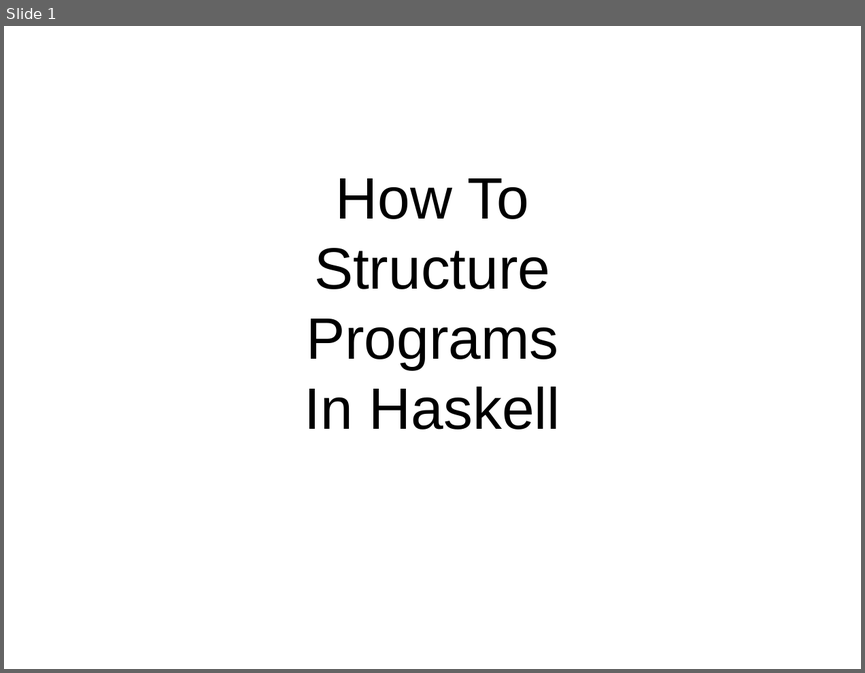
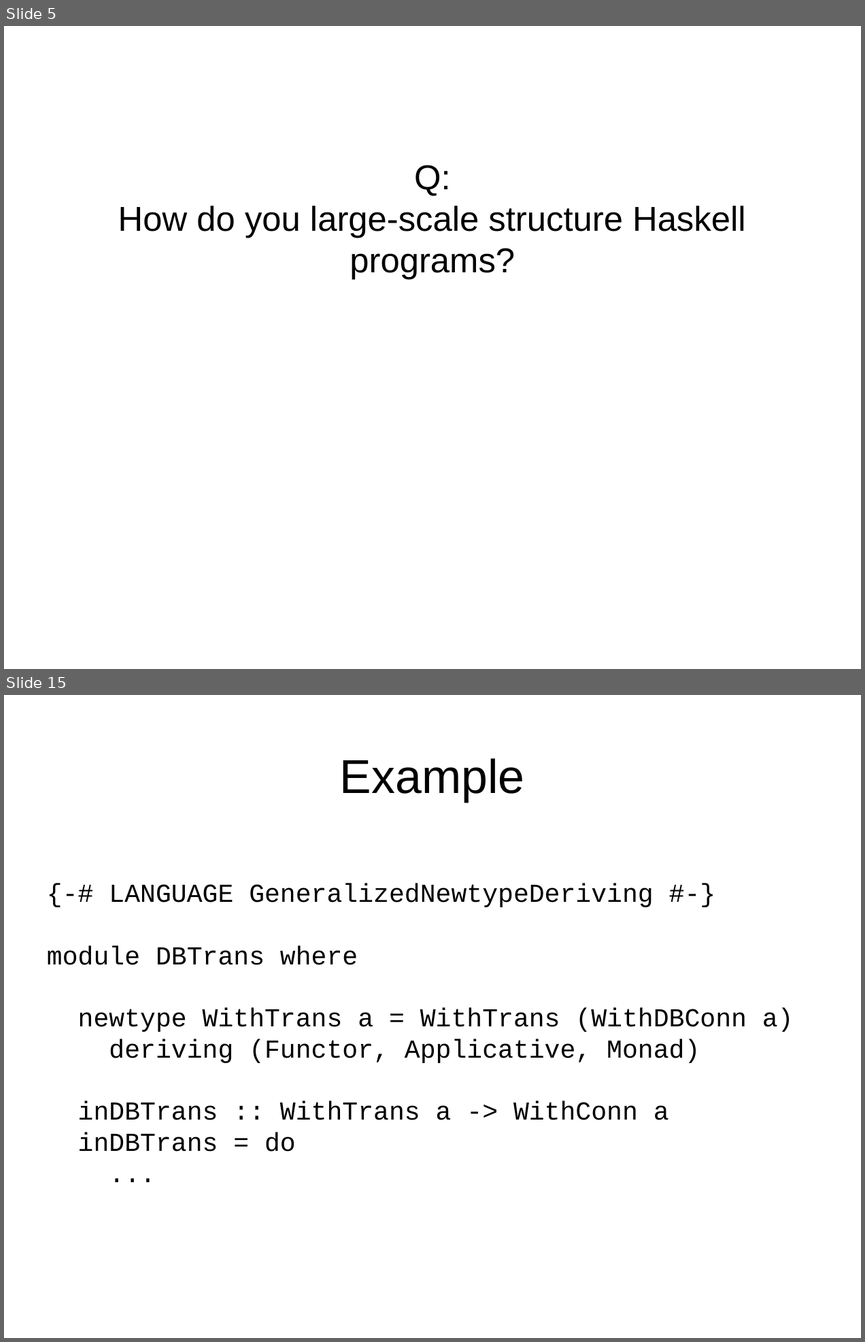
Before and after one commit to bhurt/presentations, a slide deck: hsgems.odp. Shown one above the other, each under a label of ours: slide 1 before the commit, slides 5 and 15 after it; the slides between them are not shown. The pictures are 865x673 and 865x1342 pixels, drawn with LibreOffice and Linux fonts; fonts in the diff are those of the drawing. Boxes give left, top, right and bottom in pixels: in the first picture for what was removed or moved away, otherwise in the second. Text is boxed around its words. In the diff, an @@ line names an element or a change of style, - is before the commit and + after.

```diff
--- a/hsgems.odp
+++ b/hsgems.odp
@@ slide 15 added at box(4, 695, 861, 1338), background #FFFFFF @@
@@ title added at box(340, 758, 525, 802), 44 pt, text #000000 @@
+Example
@@ subtitle added at box(47, 883, 793, 1151), 24 pt, text #000000 @@
+{-# LANGUAGE GeneralizedNewtypeDeriving #-}
+module DBTrans where
+newtype WithTrans a = WithTrans (WithDBConn a)
+deriving (Functor, Applicative, Monad)
+inDBTrans :: WithTrans a -> WithConn a
+inDBTrans = do
+...
@@ what was slide 1 is now slide 5 @@
@@ slide 5 changed as well @@
@@ subtitle at box(118, 165, 746, 280): text changed; size 54 to 32 pt @@
-How To
-Structure
-Programs
-In Haskell
+Q:
+How do you large-scale structure Haskell programs?
```
Also in this commit, not shown: 62 other slides added.
